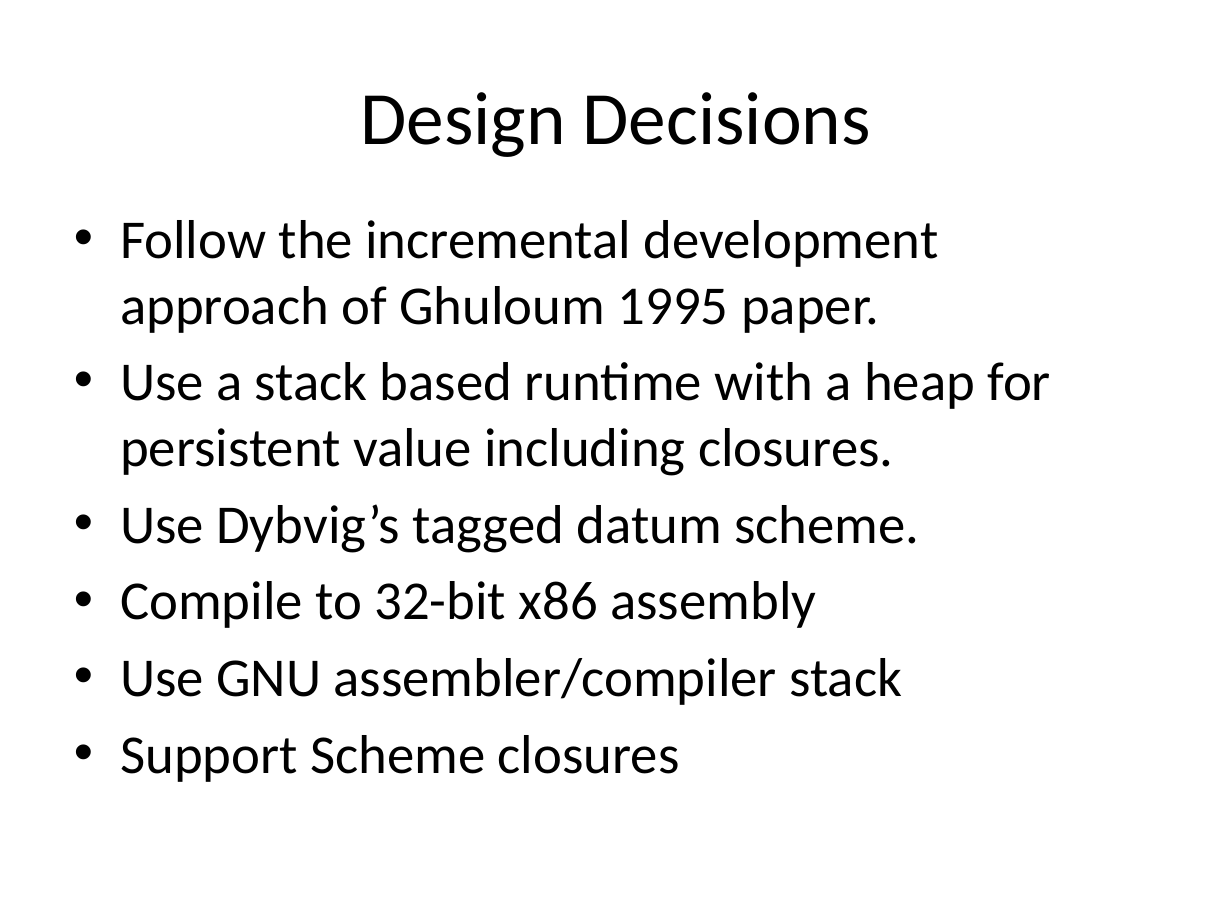
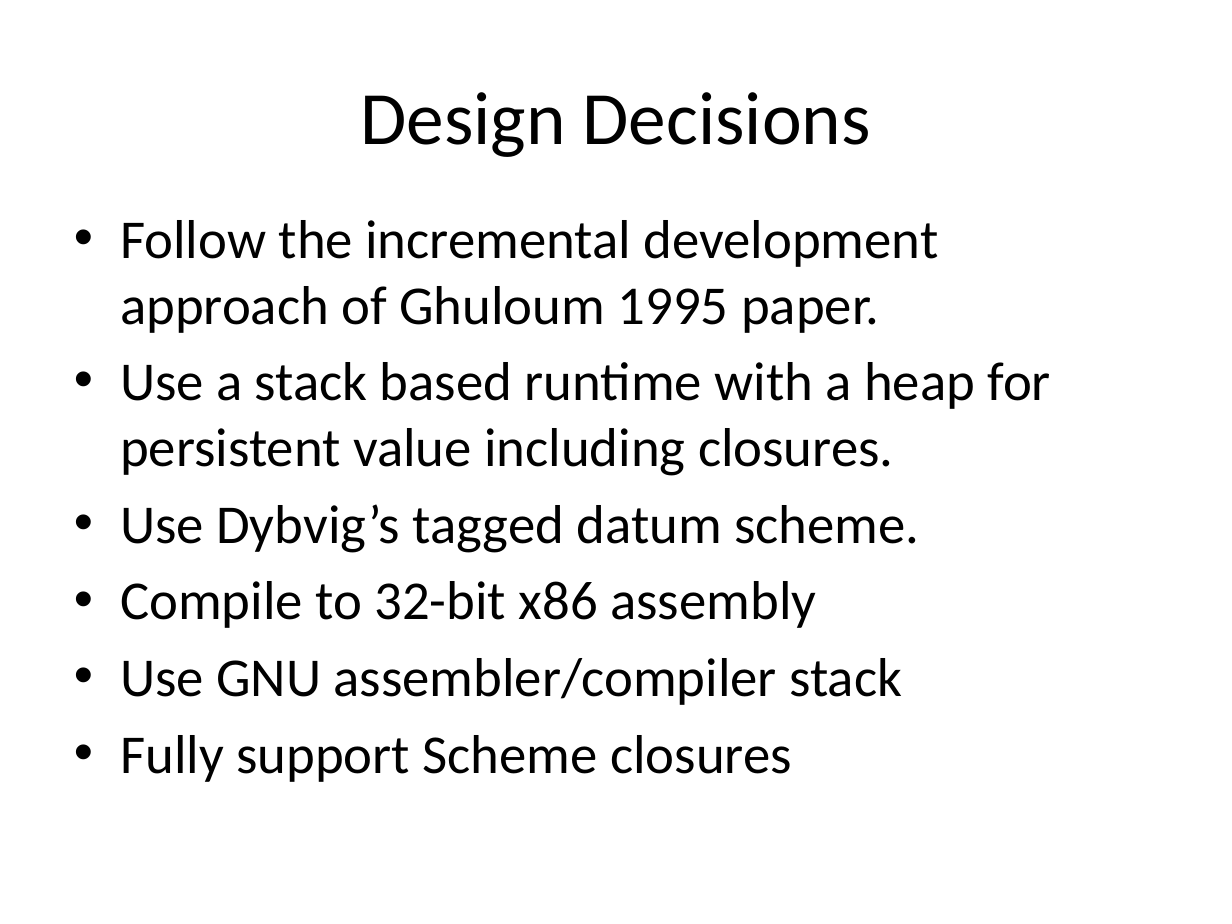
Before and after one commit to markcornwell/pilar, a slide deck: slide 3 of doc/Pilar.pptx. Drawn at 1232x924 pixels with LibreOffice and Linux fonts; fonts in the diff are those of the drawing. Boxes give left, top, right and bottom in pixels: in the first picture for what was removed or moved away, otherwise in the second. Text is boxed around its words. In the diff, an @@ line names an element or a change of style, - is before the commit and + after.

```diff
--- a/doc/Pilar.pptx
+++ b/doc/Pilar.pptx
@@ text at bbox=[120, 735, 792, 782]: text changed @@
-• Support Scheme closures
+• Fully support Scheme closures
```
Also in this commit, not shown: 2 other slides changed, 6 slides added, 9 other files.
